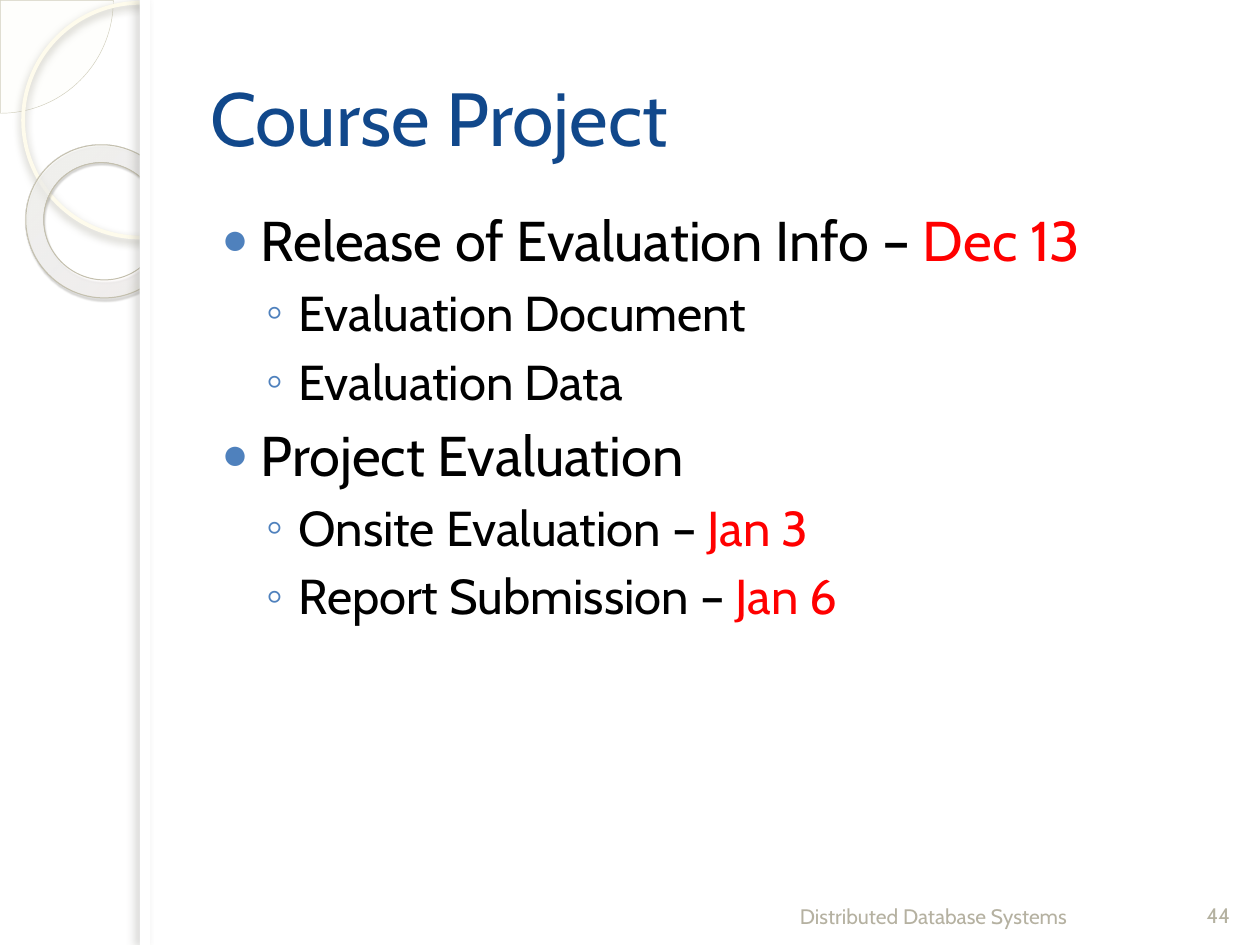
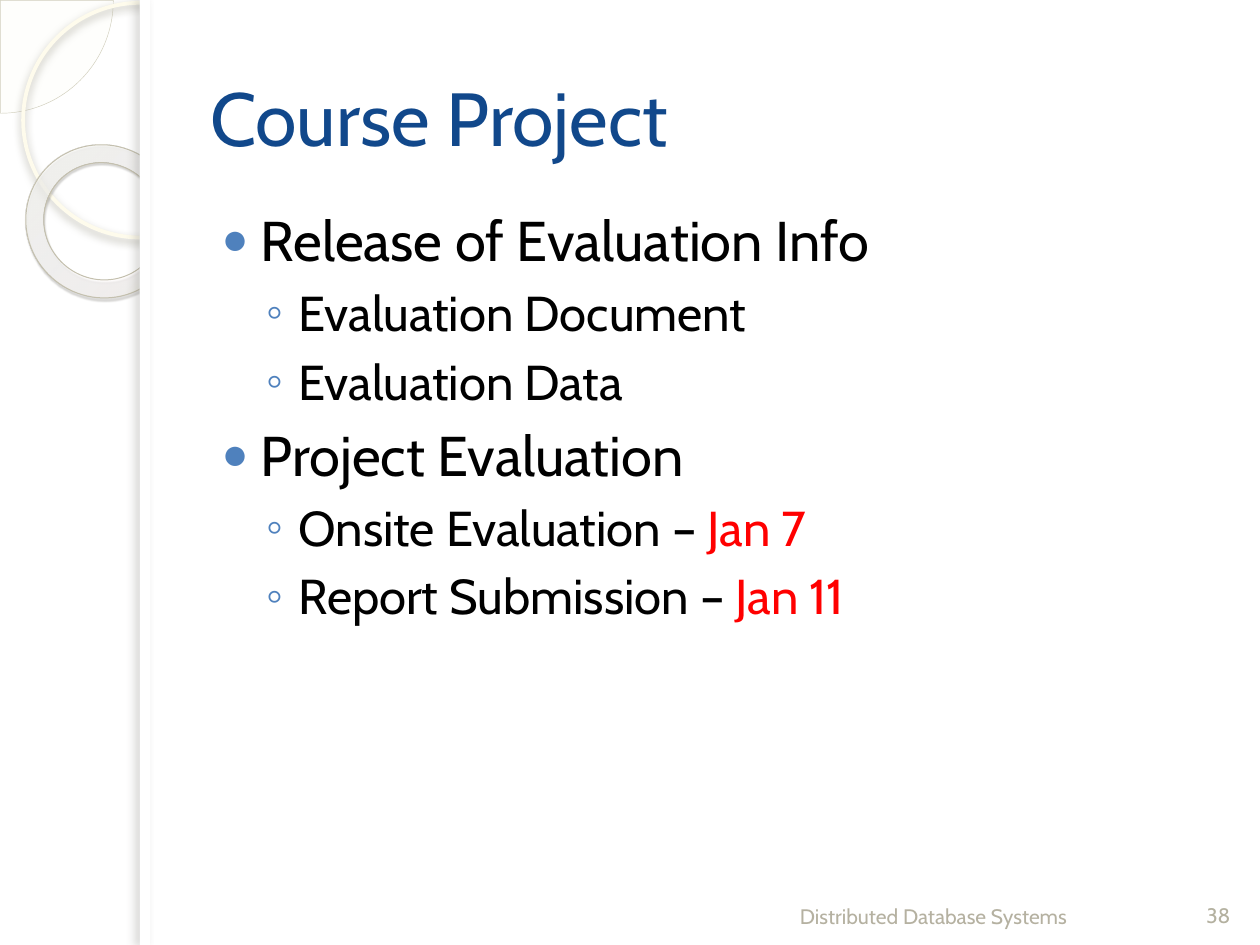
Before and after one commit to fanju1984/ddb, a slide deck: slide 38 of Fall_2019/Slides/12-Distributed_DBMS_Reliability-3.pptx (slide 44 before the commit). Drawn at 1260x945 pixels with LibreOffice and Linux fonts; fonts in the diff are those of the drawing; background and template pictures are left out. Boxes give left, top, right and bottom in pixels: in the first picture for what was removed or moved away, otherwise in the second. Text is boxed around its words. In the diff, an @@ line names an element or a change of style, - is before the commit and + after.

```diff
--- a/Fall_2019/Slides/12-Distributed_DBMS_Reliability-3.pptx
+++ b/Fall_2019/Slides/12-Distributed_DBMS_Reliability-3.pptx
@@ text at bbox=[261, 219, 870, 262]: text changed @@
-● Release of Evaluation Info – Dec 13
+● Release of Evaluation Info
@@ text at bbox=[298, 509, 844, 625]: text changed @@
-  ◦ Onsite Evaluation – Jan 3
-  ◦ Report Submission – Jan 6
+  ◦ Onsite Evaluation – Jan 7
+  ◦ Report Submission – Jan 11
@@ page number at bbox=[1206, 908, 1230, 923]: text changed @@
-44
+38
```
Also in this commit, not shown: 1 other slide changed, 6 slides removed, 9 other files.
